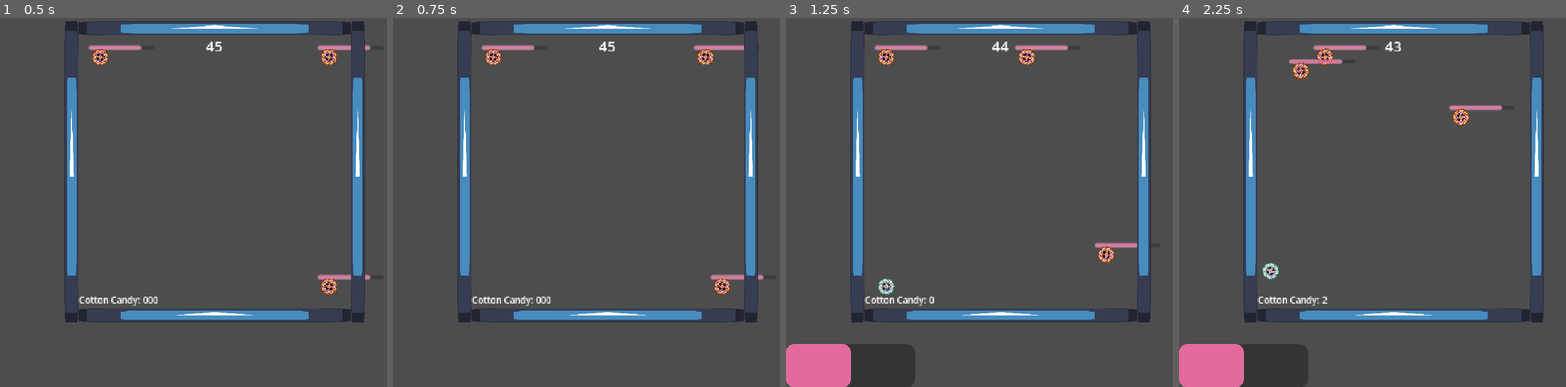
Above: before the commit, frames 1-4 (left to right).
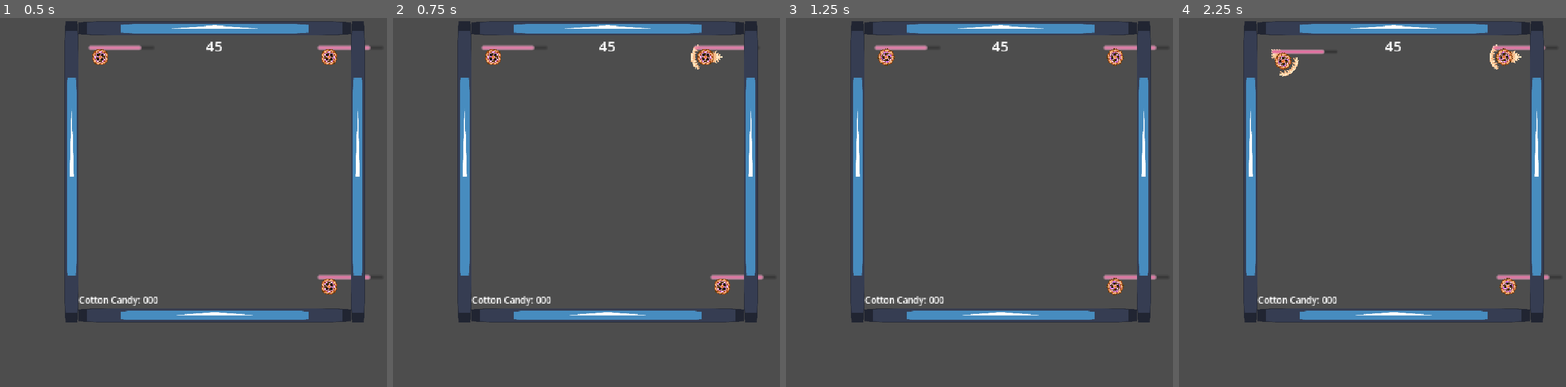
Above: after the commit, the same moments.

Repository: We-ALL-Play-Warthunder-Not-Just-Me/verySeriousSpinningCottonCandyGame
Game: Godot game, scene res://main_game.tscn
Same seed, same stepped clock (60 frames per second), same inputs: the game is played once before the commit and once after it. The engine's default icon, where the game draws it, is replaced by a stand-in: a white triangle on a blue panel in a dark square.
Inputs (mouse positions are in pixels of both pictures, inside the frame that each line leads up to):
- Up to frame 1 (0.5 s): no input
- Up to frame 2 (0.75 s): tap Enter at 0.5 s; move the mouse to (702, 150) at 0.52 s; press the mouse at (702, 150) at 0.53 s
- Up to frame 3 (1.25 s): tap R at 0.8 s
- Up to frame 4 (2.25 s): move the mouse to (1306, 195) at 1.27 s; release the mouse at (1306, 195) at 1.28 s; tap R at 1.35 s; click (1306, 195) at 1.55 s; move the mouse to (1438, 77) at 2.02 s; press the mouse at (1438, 77) at 2.03 s

Frame 1 is identical in both runs. In frame 2, 0.1% of the frame differs, in the area x 76-86%, y 7-14%; in frame 3, 5.4%; in frame 4, 6.1%, in the area x 0-99%, y 6-100%.

Commit message:
Dash Graphic and a simple Reset Button
I don't know why I'm still up doing this. I should probably sleep... But there's still so many things that need to be conceptualized... Haaaaaahhhh, the brain of a 7 day jammer. Such a mess.

Diff:
--- a/Enemies/Enemy.tscn
+++ b/Enemies/Enemy.tscn
@@ -2,6 +2,7 @@
 
 [ext_resource type="Script" uid="uid://bs2qaie2kse3b" path="res://Enemies/enemy.gd" id="1_biruh"]
 [ext_resource type="Texture2D" uid="uid://p027gxontir7" path="res://Assets/Images/Very Serious Enemy.png" id="1_wv4gc"]
+[ext_resource type="Texture2D" uid="uid://ct5cbax4c35v" path="res://Assets/Images/Very Serious Dash.png" id="2_n1bor"]
 [ext_resource type="Script" uid="uid://uflgtvyrjjt" path="res://Common/HealthComponent.gd" id="4_7mq4p"]
 [ext_resource type="Script" uid="uid://dbd78rwuw5wsu" path="res://Common/decay_timer.gd" id="5_k2bks"]
 [ext_resource type="PackedScene" uid="uid://civ3c53lbsq3g" path="res://Common/HealthBar.tscn" id="6_oiydt"]
@@ -95,6 +96,11 @@
 max_contacts_reported = 1
 script = ExtResource("1_biruh")
 
+[node name="VerySeriousDash" type="Sprite2D" parent="." unique_id=841334225]
+visible = false
+texture = ExtResource("2_n1bor")
+offset = Vector2(-2, 0)
+
 [node name="HealthBar" parent="." unique_id=103673131 node_paths=PackedStringArray("health") instance=ExtResource("6_oiydt")]
 offset_left = -12.0
 offset_top = -12.0
--- a/Enemies/enemy.gd
+++ b/Enemies/enemy.gd
@@ -3,6 +3,7 @@
 @onready var center_stage = get_node("/root/MainGame/CenterStage")
 @onready var spinners = get_node("..")
 @onready var health = $HealthComponent
+@onready var dash_graphic = $VerySeriousDash
 var min_wait_time = 0.5
 var max_wait_time = 2.0
 var final_wait_time
@@ -27,14 +28,18 @@
 		if final_wait_time < 0:
 			can_dash = false
 			dash_countdown = dash_time
+			dash_graphic.visible = true
 			pick_target()
 	else:
 		final_wait_time = randf_range(min_wait_time, max_wait_time)
 		dash_countdown -= delta
 		if dash_countdown < 0:
 			can_dash = true
+		elif dash_countdown < dash_time/3:
+			dash_graphic.visible = false
 
 	previous_frame = self.linear_velocity
+	dash_graphic.rotation = previous_frame.angle()
 
 func launch_self(target: RigidBody2D):
 	var direction_to_target = self.position.direction_to(target.position)
--- a/Player/Player.tscn
+++ b/Player/Player.tscn
@@ -2,6 +2,7 @@
 
 [ext_resource type="Script" uid="uid://uflgtvyrjjt" path="res://Common/HealthComponent.gd" id="1_3qydi"]
 [ext_resource type="Texture2D" uid="uid://b5vt0cqh3e4wk" path="res://Assets/Images/Very Serious Player.png" id="1_ddoul"]
+[ext_resource type="Texture2D" uid="uid://ct5cbax4c35v" path="res://Assets/Images/Very Serious Dash.png" id="2_0j2ni"]
 [ext_resource type="Script" uid="uid://buuube8f227ie" path="res://Player/player_rigid.gd" id="2_8g4oa"]
 [ext_resource type="PackedScene" uid="uid://civ3c53lbsq3g" path="res://Common/HealthBar.tscn" id="2_q3lat"]
 [ext_resource type="Script" uid="uid://dbd78rwuw5wsu" path="res://Common/decay_timer.gd" id="2_tok1r"]
@@ -102,6 +103,11 @@
 max_contacts_reported = 1
 script = ExtResource("2_8g4oa")
 
+[node name="VerySeriousDash" type="Sprite2D" parent="." unique_id=574010667]
+visible = false
+texture = ExtResource("2_0j2ni")
+offset = Vector2(-2, 0)
+
 [node name="VerySeriousPlayer" type="Sprite2D" parent="." unique_id=1977203792]
 texture = ExtResource("1_ddoul")
 
--- a/Player/player_rigid.gd
+++ b/Player/player_rigid.gd
@@ -10,6 +10,7 @@
 @onready var health = $HealthComponent
 @onready var animations = $VerySeriousPlayer/PlayerAnimations
 @onready var hit_box = $DamageArea/PlayerHitBox
+@onready var dash_graphic = $VerySeriousDash
 var can_dash = true
 var aiming = false
 var dash_countdown
@@ -40,6 +41,7 @@
 				can_dash = false
 				aiming = false
 				dash_countdown = dash_time
+				dash_graphic.visible = true
 				self.set_linear_velocity(Vector2(0,0))
 				Engine.set_time_scale(1.0)
 				draw_arrow.visible = false
@@ -51,8 +53,10 @@
 	else:
 		dash_countdown -= delta
 		#print(int(ceili(dash_countdown)))
-		if dash_countdown <= 0:
+		if dash_countdown < 0:
 			can_dash = true
+		elif dash_countdown < dash_time/3:
+			dash_graphic.visible = false
 
 	if health.CurrentHP > (health.MaxHp/2):
 		animations.play("PlayerSpinHigh")
@@ -73,6 +77,7 @@
 	var to_center = self.position.direction_to(center_stage.position)
 	self.apply_force(to_center * center_stage.gravity)
 	previous_frame = self.linear_velocity
+	dash_graphic.rotation = previous_frame.angle()
 
 func steal_spin(enemy: RigidBody2D):
 	var player_force = abs(previous_frame.length())
--- a/player_spawn_test.gd
+++ b/player_spawn_test.gd
@@ -14,3 +14,7 @@
 	player = new_player.instantiate()
 	spinners.add_child.call_deferred(player)
 	player.global_position = self.global_position
+
+func _process(delta: float) -> void:
+	if Input.is_key_pressed(KEY_R):
+		get_tree().reload_current_scene()
Binary file added: Assets/Images/Very Serious Dash.png
Not shown, added: Assets/Images/Very Serious Dash.png.import
